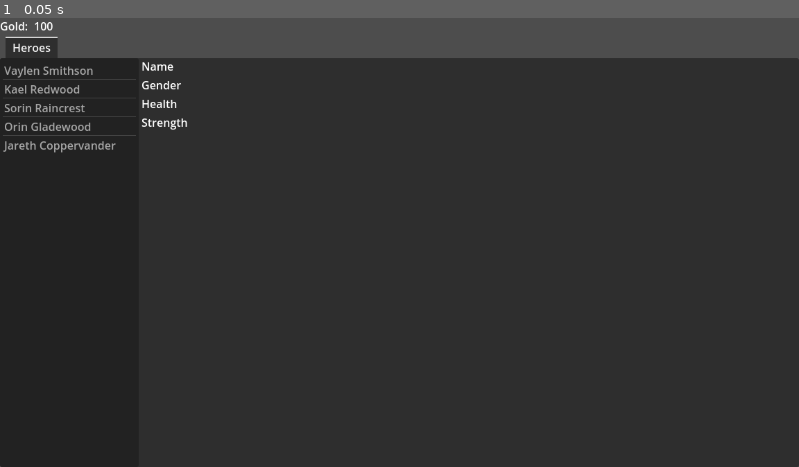
Above: before the commit, frame 1.
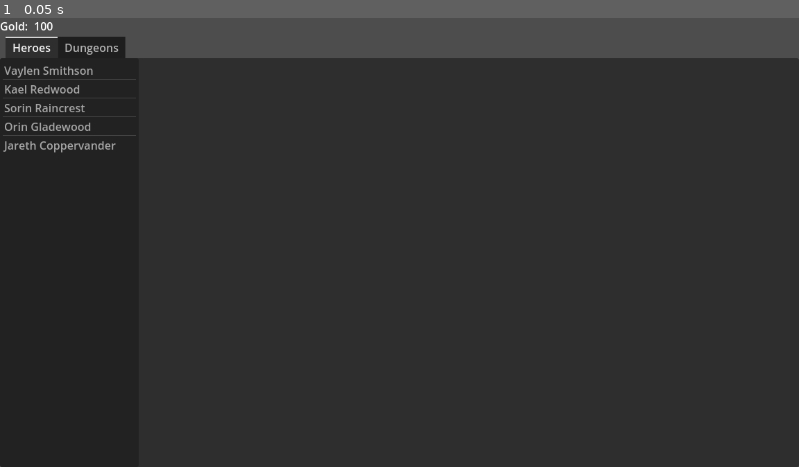
Above: after the commit, the same moment.

Repository: CloneDeath/heroes-of-diamondfall
Game: Godot game, scene res://main.tscn
Same seed, same stepped clock (60 frames per second), same inputs: the game is played once before the commit and once after it.
Inputs:
- Up to frame 1 (0.05 s): no input

The runs differ from the first frame. In frame 1, 0.6% of the frame differs, in the area x 7-24%, y 4-25%.

Commit message:
Added dungeons

Diff:
--- /dev/null
+++ b/Dungeons/dungeon.gd
@@ -0,0 +1,11 @@
+extends Node
+class_name Dungeon
+
+var id: int;
+var dungeon_name: String;
+var rooms: Array[Room];
+
+func _init(new_name: String, new_rooms: Array[Room]) -> void:
+	id = Id.next();
+	dungeon_name = new_name;
+	rooms = new_rooms;
--- /dev/null
+++ b/Dungeons/dungeons.gd
@@ -0,0 +1,13 @@
+extends Node
+
+var goblin: Unit = Monster.new("Goblin")
+
+var dungeons: Array[Dungeon] = [
+	Dungeon.new("Forest", [
+		Room.new([goblin])
+	]),
+	Dungeon.new("Mountain", [
+		Room.new([goblin]),
+		Room.new([goblin, goblin])
+	])
+];
--- /dev/null
+++ b/Dungeons/room.gd
@@ -0,0 +1,7 @@
+extends Node
+class_name Room
+
+var monsters: Array[Unit] = [];
+
+func _init(new_monsters: Array[Unit]) -> void:
+	monsters = new_monsters;
--- a/Heroes/hero.gd
+++ b/Heroes/hero.gd
@@ -1,4 +1,4 @@
-extends Node
+extends Unit
 class_name Hero
 
 static var name_generator = NameGenerator.new();
@@ -6,23 +6,13 @@
 	male,
 	female
 };
-static var next_id: int = 0;
-
-var id: int;
-var hero_name: String = "Hero";
 var gender: Gender;
 
-var hp: int = 10;
-var max_hp: int = 10;
-
-var strength: int = 1;
-
 func _init() -> void:
-	id = next_id;
-	next_id += 1;
+	super._init();
 	var sex = randi_range(0, 100);
 	if (sex < 75):
 		gender = Gender.male;
 	else:
 		gender = Gender.female;
-	hero_name = name_generator.generate(gender);
+	unit_name = name_generator.generate(gender);
--- /dev/null
+++ b/UI/DungeonsTab/dungeon_details.gd
@@ -0,0 +1,11 @@
+extends VBoxContainer
+
+@export var dungeon: Dungeon;
+
+func _process(_delta: float) -> void:
+	if (!dungeon):
+		visible = false;
+		return;
+	visible = true;
+	$Name.text = dungeon.dungeon_name;
+	$Rooms.text = str(dungeon.rooms.size());
--- /dev/null
+++ b/UI/DungeonsTab/dungeon_details.tscn
@@ -0,0 +1,12 @@
+[gd_scene load_steps=2 format=3 uid="uid://cvt2b4gbfappw"]
+
+[ext_resource type="Script" uid="uid://dd1w7fym4jxy6" path="res://UI/DungeonsTab/dungeon_details.gd" id="1_3oue7"]
+
+[node name="DungeonDetails" type="VBoxContainer"]
+script = ExtResource("1_3oue7")
+
+[node name="Name" type="Label" parent="."]
+layout_mode = 2
+
+[node name="Rooms" type="Label" parent="."]
+layout_mode = 2
--- /dev/null
+++ b/UI/DungeonsTab/dungeon_list.gd
@@ -0,0 +1,11 @@
+extends ItemList
+
+func _process(_delta: float) -> void:
+	var dungeons = Dungeons.dungeons;
+	while item_count < dungeons.size():
+		add_item("New Dungeon");
+	while item_count > dungeons.size():
+		remove_item(-1);
+	for i in dungeons.size():
+		var dungeon = dungeons[i];
+		set_item_text(i, dungeon.dungeon_name);
--- /dev/null
+++ b/UI/DungeonsTab/dungeons.gd
@@ -0,0 +1,5 @@
+extends HBoxContainer
+
+func _on_dungeon_list_item_selected(index: int) -> void:
+	var dungeon = Dungeons.dungeons[index];
+	$DungeonDetails.dungeon = dungeon;
--- /dev/null
+++ b/UI/DungeonsTab/dungeons.tscn
@@ -0,0 +1,29 @@
+[gd_scene load_steps=4 format=3 uid="uid://d3x7ncygyt4w0"]
+
+[ext_resource type="Script" uid="uid://bwebg4ldgki2i" path="res://UI/DungeonsTab/dungeon_list.gd" id="1_au47b"]
+[ext_resource type="Script" uid="uid://yn24euncw8gv" path="res://UI/DungeonsTab/dungeons.gd" id="1_kvixb"]
+[ext_resource type="PackedScene" uid="uid://cvt2b4gbfappw" path="res://UI/DungeonsTab/dungeon_details.tscn" id="2_wy66s"]
+
+[node name="Dungeons" type="HBoxContainer"]
+anchors_preset = 15
+anchor_right = 1.0
+anchor_bottom = 1.0
+grow_horizontal = 2
+grow_vertical = 2
+script = ExtResource("1_kvixb")
+metadata/_tab_index = 1
+
+[node name="DungeonList" type="ItemList" parent="."]
+custom_minimum_size = Vector2(200, 0)
+layout_mode = 2
+item_count = 1
+item_0/text = "Dungeon"
+script = ExtResource("1_au47b")
+
+[node name="DungeonDetails" parent="." instance=ExtResource("2_wy66s")]
+layout_mode = 2
+
+[node name="Party" type="ItemList" parent="."]
+layout_mode = 2
+
+[connection signal="item_selected" from="DungeonList" to="." method="_on_dungeon_list_item_selected"]
--- a/UI/HeroTab/hero_details.gd
+++ b/UI/HeroTab/hero_details.gd
@@ -4,8 +4,10 @@
 
 func _process(_delta: float) -> void:
 	if (!hero):
+		visible = false;
 		return;
-	$Name.text = hero.hero_name;
+	visible = true;
+	$Name.text = hero.unit_name;
 	$Gender.text = _get_gender_text();
 	$Health.text = "❤️ " + str(hero.max_hp);
 	$Strength.text = "💪 " + str(hero.strength);
--- a/UI/HeroTab/hero_list.gd
+++ b/UI/HeroTab/hero_list.gd
@@ -8,4 +8,4 @@
 		remove_item(-1);
 	for i in heroes.size():
 		var hero = heroes[i];
-		set_item_text(i, hero.hero_name);
+		set_item_text(i, hero.unit_name);
--- /dev/null
+++ b/Units/monster.gd
@@ -0,0 +1,6 @@
+extends Unit
+class_name Monster
+
+func _init(monster_name: String) -> void:
+	super._init();
+	unit_name = monster_name;
--- /dev/null
+++ b/Units/unit.gd
@@ -0,0 +1,13 @@
+extends Node
+class_name Unit
+
+var id: int;
+var unit_name: String;
+
+var hp: int = 10;
+var max_hp: int = 10;
+
+var strength: int = 1;
+
+func _init() -> void:
+	id = Id.next();
--- /dev/null
+++ b/id_generator.gd
@@ -0,0 +1,9 @@
+extends Node
+class_name IdGenerator
+
+static var next_id: int = 0;
+
+func next() -> int:
+	var id = next_id;
+	next_id += 1;
+	return id;
--- a/main.tscn
+++ b/main.tscn
@@ -1,7 +1,8 @@
-[gd_scene load_steps=3 format=3 uid="uid://cgpwekqlckrvw"]
+[gd_scene load_steps=4 format=3 uid="uid://cgpwekqlckrvw"]
 
 [ext_resource type="PackedScene" uid="uid://ca2dy1xcjnc1x" path="res://UI/top_bar.tscn" id="1_ig7tw"]
 [ext_resource type="PackedScene" uid="uid://cpddwxbca8rb" path="res://UI/HeroTab/heroes.tscn" id="2_0xm2m"]
+[ext_resource type="PackedScene" uid="uid://d3x7ncygyt4w0" path="res://UI/DungeonsTab/dungeons.tscn" id="3_h2yge"]
 
 [node name="Main" type="Control"]
 layout_mode = 3
@@ -29,3 +30,7 @@
 
 [node name="Heroes" parent="Menu/TabContainer" instance=ExtResource("2_0xm2m")]
 layout_mode = 2
+
+[node name="Dungeons" parent="Menu/TabContainer" instance=ExtResource("3_h2yge")]
+visible = false
+layout_mode = 2
--- a/project.godot
+++ b/project.godot
@@ -10,15 +10,17 @@
 
 [application]
 
-config/name="HeroesOfDiamondfall"
+config/name="Heroes Of Diamondfall"
 run/main_scene="uid://cgpwekqlckrvw"
 config/features=PackedStringArray("4.5", "GL Compatibility")
 config/icon="res://icon.svg"
 
 [autoload]
 
+Id="*res://id_generator.gd"
 Resources="*res://Resources/resources.gd"
 Heroes="*res://Heroes/heroes.gd"
+Dungeons="*res://Dungeons/dungeons.gd"
 
 [rendering]
 
Not shown, added: Dungeons/dungeon.gd.uid
Not shown, added: Dungeons/dungeons.gd.uid
Not shown, added: Dungeons/room.gd.uid
Not shown, added: UI/DungeonsTab/dungeon_details.gd.uid
Not shown, added: UI/DungeonsTab/dungeon_list.gd.uid
Not shown, added: UI/DungeonsTab/dungeons.gd.uid
Not shown, added: Units/monster.gd.uid
Not shown, added: Units/unit.gd.uid
Not shown, added: id_generator.gd.uid
